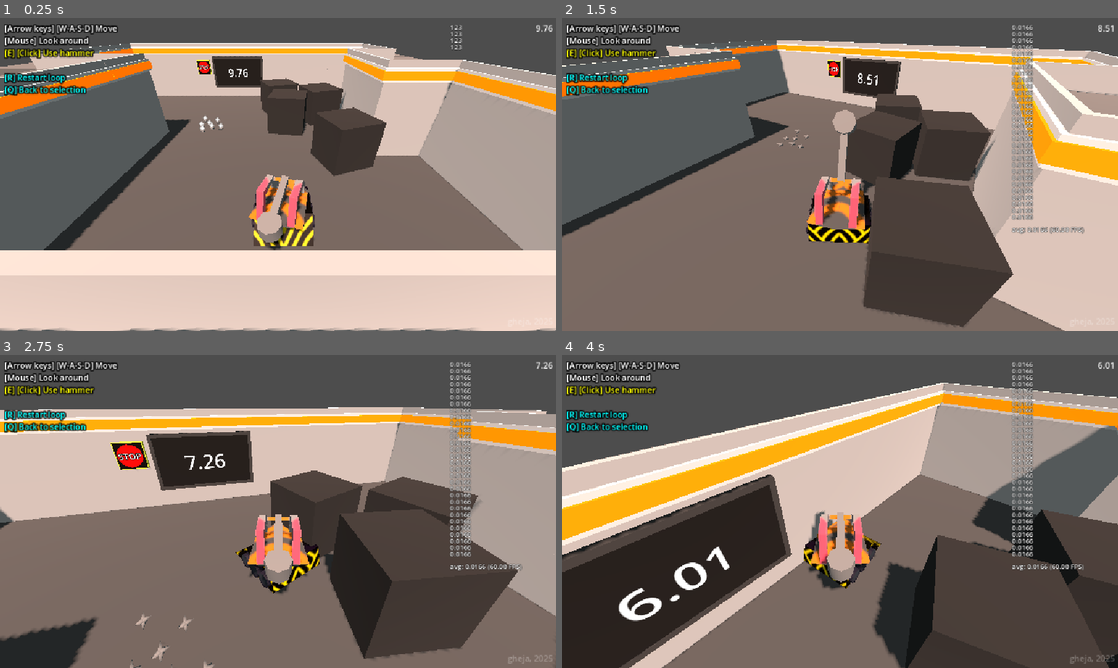
Above: before the commit, frames 1-4 (two rows, left to right).
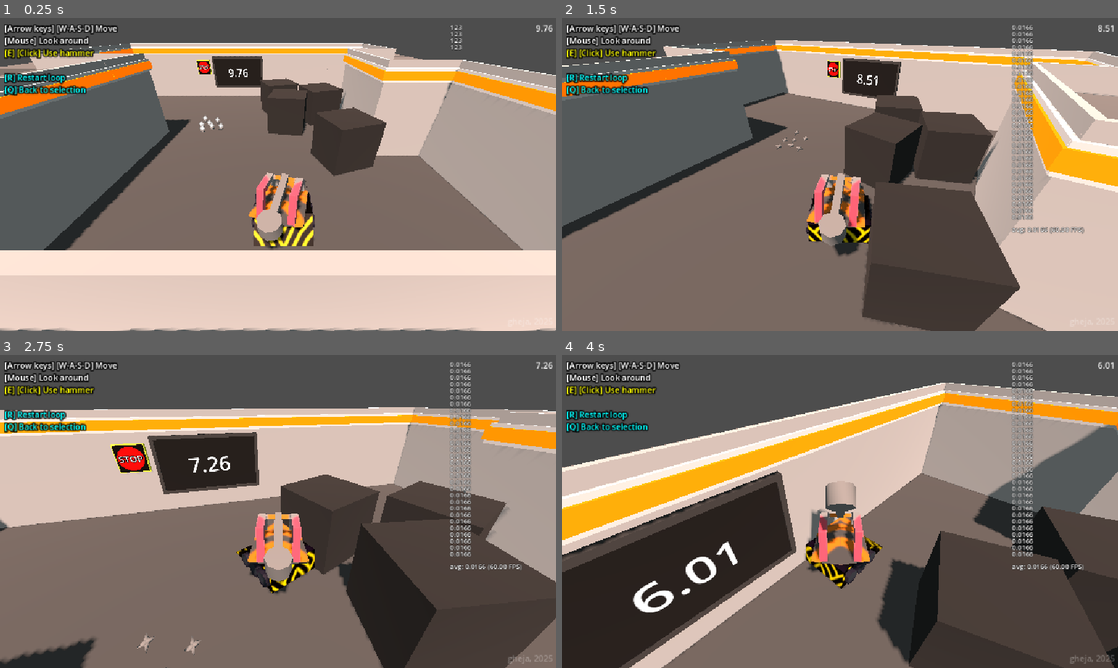
Above: after the commit, the same moments.

Repository: gheja/bot-loop
Game: Godot game, scene res://scenes/main_scene.tscn
Same seed, same stepped clock (60 frames per second), same inputs: the game is played once before the commit and once after it.
Inputs (mouse positions are in pixels of both pictures, inside the frame that each line leads up to):
- Up to frame 1 (0.25 s): no input
- Up to frame 2 (1.5 s): move the mouse to (867, 174) at 0.52 s; hold W (move_up) from 0.53 s (still down); tap E (action_primary) at 0.6, 1.35 s; move the mouse to (812, 174) at 1.27 s
- Up to frame 3 (2.75 s): keep holding W (move_up); move the mouse to (289, 505) at 2.02 s; tap E (action_primary) at 2.1 s
- Up to frame 4 (4 s): keep holding W (move_up); move the mouse to (834, 517) at 2.77 s; tap E (action_primary) at 2.85, 3.6 s; move the mouse to (878, 514) at 3.52 s

The runs differ from the first frame. In frame 1, 0.5% of the frame differs, in the area x 44-56%, y 49-75%; in frame 2, 8.1%; in frame 3, 17%, in the area x 0-100%, y 16-100%; in frame 4, 6.2%.

Commit message:
Reworked player object handling - might not be the best idea...

Diff:
--- a/src/objects/player_character.tscn
+++ /dev/null
@@ -1,57 +0,0 @@
-[gd_scene load_steps=6 format=3 uid="uid://c6y584uh7e663"]
-
-[ext_resource type="Script" uid="uid://c8ry4ey5mq5yc" path="res://objects/player_character.gd" id="1_jy05a"]
-
-[sub_resource type="StandardMaterial3D" id="StandardMaterial3D_5kd2n"]
-albedo_color = Color(1, 0.545098, 0.560784, 1)
-
-[sub_resource type="StandardMaterial3D" id="StandardMaterial3D_jy05a"]
-albedo_color = Color(0.466667, 0.227451, 0.486275, 1)
-
-[sub_resource type="SphereShape3D" id="SphereShape3D_h5vi8"]
-
-[sub_resource type="CylinderShape3D" id="CylinderShape3D_erfry"]
-height = 0.5
-
-[node name="PlayerCharacter" type="CharacterBody3D"]
-script = ExtResource("1_jy05a")
-
-[node name="Visuals" type="Node3D" parent="."]
-
-[node name="LowerBody" type="Node3D" parent="Visuals"]
-transform = Transform3D(1, 0, 0, 0, 1, 0, 0, 0, 1, 0, 0.15, 0)
-
-[node name="CSGBox3D" type="CSGBox3D" parent="Visuals/LowerBody"]
-size = Vector3(1, 0.3, 1)
-material = SubResource("StandardMaterial3D_5kd2n")
-
-[node name="CSGBox3D2" type="CSGBox3D" parent="Visuals/LowerBody"]
-transform = Transform3D(1, 0, 0, 0, 1, 0, 0, 0, 1, 0, 0, 0.385681)
-size = Vector3(1.41895, 0.3, 0.228638)
-material = SubResource("StandardMaterial3D_5kd2n")
-
-[node name="UpperBody" type="Node3D" parent="Visuals"]
-transform = Transform3D(1, 0, 0, 0, 1, 0, 0, 0, 1, 0, 0.65, 0)
-
-[node name="CSGBox3D" type="CSGBox3D" parent="Visuals/UpperBody"]
-size = Vector3(1, 0.7, 1)
-material = SubResource("StandardMaterial3D_jy05a")
-
-[node name="CollisionShapeLower" type="CollisionShape3D" parent="."]
-transform = Transform3D(1, 0, 0, 0, 1, 0, 0, 0, 1, 0, 0.5, 0)
-shape = SubResource("SphereShape3D_h5vi8")
-
-[node name="CollisionShapeUpper" type="CollisionShape3D" parent="."]
-transform = Transform3D(1, 0, 0, 0, 1, 0, 0, 0, 1, 0, 0.75, 0)
-shape = SubResource("CylinderShape3D_erfry")
-
-[node name="Node3D" type="Node3D" parent="."]
-transform = Transform3D(1, 0, 0, 0, 1, 0, 0, 0, 1, 0, 1.24288, 0)
-
-[node name="CameraPivot" type="Node3D" parent="Node3D"]
-
-[node name="SpringArm3D" type="SpringArm3D" parent="Node3D/CameraPivot"]
-spring_length = 3.0
-
-[node name="Camera3D" type="Camera3D" parent="Node3D/CameraPivot/SpringArm3D"]
-current = true
--- /dev/null
+++ b/src/objects/player_character_base.tscn
@@ -0,0 +1,74 @@
+[gd_scene load_steps=7 format=3 uid="uid://cbv1iy11bd6x1"]
+
+[ext_resource type="Script" uid="uid://c8ry4ey5mq5yc" path="res://objects/player_character_base.gd" id="1_w4qtm"]
+
+[sub_resource type="SphereShape3D" id="SphereShape3D_h5vi8"]
+
+[sub_resource type="CylinderShape3D" id="CylinderShape3D_erfry"]
+height = 0.5
+
+[sub_resource type="SphereShape3D" id="SphereShape3D_mxwbm"]
+radius = 0.2
+
+[sub_resource type="SphereShape3D" id="SphereShape3D_t5a1n"]
+radius = 1.0
+
+[sub_resource type="CylinderShape3D" id="CylinderShape3D_mxwbm"]
+height = 0.400269
+radius = 0.581543
+
+[node name="PlayerCharacterBase" type="CharacterBody3D" groups=["player_objects"]]
+script = ExtResource("1_w4qtm")
+
+[node name="Visuals" type="Node3D" parent="."]
+
+[node name="LowerBody" type="Node3D" parent="Visuals"]
+
+[node name="UpperBody" type="Node3D" parent="Visuals"]
+transform = Transform3D(1, 0, 0, 0, 1, 0, 0, 0, 1, 0, 0.80354, 0)
+
+[node name="PlayerIndexLabel" type="Label3D" parent="Visuals"]
+transform = Transform3D(1, 0, 0, 0, 1, 0, 0, 0, 1, 0, 2, 0)
+pixel_size = 0.0025
+billboard = 1
+fixed_size = true
+text = "1"
+font_size = 64
+
+[node name="CollisionShapeLower" type="CollisionShape3D" parent="."]
+transform = Transform3D(1, 0, 0, 0, 1, 0, 0, 0, 1, 0, 0.5, 0)
+shape = SubResource("SphereShape3D_h5vi8")
+
+[node name="CollisionShapeUpper" type="CollisionShape3D" parent="."]
+transform = Transform3D(1, 0, 0, 0, 1, 0, 0, 0, 1, 0, 0.75, 0)
+shape = SubResource("CylinderShape3D_erfry")
+
+[node name="Node3D" type="Node3D" parent="."]
+transform = Transform3D(1, 0, 0, 0, 1, 0, 0, 0, 1, 0, 1.24288, 0)
+
+[node name="CameraPivot" type="Node3D" parent="Node3D"]
+
+[node name="SpringArm3D" type="SpringArm3D" parent="Node3D/CameraPivot"]
+transform = Transform3D(1.00842, 0, 0, 0, 1.00842, 0, 0, 0, 1.00842, 0, 0, 0)
+shape = SubResource("SphereShape3D_mxwbm")
+spring_length = 4.0
+
+[node name="Camera3D" type="Camera3D" parent="Node3D/CameraPivot/SpringArm3D"]
+
+[node name="InteractionArea" type="Area3D" parent="."]
+collision_layer = 2
+collision_mask = 0
+
+[node name="CollisionShape3D" type="CollisionShape3D" parent="InteractionArea"]
+transform = Transform3D(1, 0, 0, 0, 1, 0, 0, 0, 1, 0, 0.441064, 0)
+shape = SubResource("SphereShape3D_t5a1n")
+
+[node name="HitBox" type="Area3D" parent="."]
+collision_layer = 0
+collision_mask = 4
+
+[node name="CollisionShape3D" type="CollisionShape3D" parent="HitBox"]
+transform = Transform3D(1, 0, 0, 0, 1, 0, 0, 0, 1, 0, 0.134216, 0)
+shape = SubResource("CylinderShape3D_mxwbm")
+
+[connection signal="area_entered" from="HitBox" to="." method="_on_hit_box_area_entered"]
--- a/src/objects/player_character_bot_hammer.tscn
+++ b/src/objects/player_character_bot_hammer.tscn
@@ -1,21 +1,29 @@
-[gd_scene load_steps=13 format=3 uid="uid://vtcyr4a4c47f"]
+[gd_scene load_steps=8 format=3 uid="uid://vtcyr4a4c47f"]
 
-[ext_resource type="Script" uid="uid://c8ry4ey5mq5yc" path="res://objects/player_character.gd" id="1_r2u8h"]
 [ext_resource type="PackedScene" uid="uid://d1c6npie2eut3" path="res://assets/models/wheels_1.glb" id="2_d0fie"]
+[ext_resource type="PackedScene" uid="uid://cbv1iy11bd6x1" path="res://objects/player_character_base.tscn" id="2_t5a1n"]
 [ext_resource type="PackedScene" uid="uid://p7hb5n2cphkq" path="res://assets/models/cage_1.glb" id="3_mxwbm"]
 
-[sub_resource type="BoxShape3D" id="BoxShape3D_r2u8h"]
-size = Vector3(0.261719, 0.318359, 1.42639)
+[sub_resource type="BoxShape3D" id="BoxShape3D_eaipk"]
+size = Vector3(0.261719, 0.389648, 1.42639)
 
-[sub_resource type="SphereShape3D" id="SphereShape3D_h5vi8"]
+[sub_resource type="Animation" id="Animation_mxwbm"]
+resource_name = "primary_action"
+step = 0.1
+tracks/0/type = "value"
+tracks/0/imported = false
+tracks/0/enabled = true
+tracks/0/path = NodePath("Visuals/UpperBody/Hammer:rotation")
+tracks/0/interp = 2
+tracks/0/loop_wrap = true
+tracks/0/keys = {
+"times": PackedFloat32Array(0, 0.0555684, 0.495728),
+"transitions": PackedFloat32Array(1, 1, 1),
+"update": 0,
+"values": [Vector3(0, 0, 0), Vector3(1.50447, 0, 0), Vector3(0, 0, 0)]
+}
 
-[sub_resource type="CylinderShape3D" id="CylinderShape3D_erfry"]
-height = 0.5
-
-[sub_resource type="SphereShape3D" id="SphereShape3D_mxwbm"]
-radius = 0.2
-
-[sub_resource type="Animation" id="Animation_d0fie"]
+[sub_resource type="Animation" id="Animation_t5a1n"]
 length = 0.001
 tracks/0/type = "value"
 tracks/0/imported = false
@@ -30,119 +38,46 @@
 "values": [Vector3(0, 0, 0)]
 }
 
-[sub_resource type="Animation" id="Animation_r2u8h"]
-resource_name = "primary_action"
-length = 0.4
-step = 0.05
-tracks/0/type = "value"
-tracks/0/imported = false
-tracks/0/enabled = true
-tracks/0/path = NodePath("Visuals/UpperBody/Hammer:rotation")
-tracks/0/interp = 2
-tracks/0/loop_wrap = true
-tracks/0/keys = {
-"times": PackedFloat32Array(0, 0.1, 0.15, 0.4),
-"transitions": PackedFloat32Array(1, 1, 1, 1),
-"update": 0,
-"values": [Vector3(0, 0, 0), Vector3(2.34223, 0, 0), Vector3(1.96196, 0, 0), Vector3(0, 0, 0)]
+[sub_resource type="AnimationLibrary" id="AnimationLibrary_eaipk"]
+_data = {
+&"RESET": SubResource("Animation_t5a1n"),
+&"primary_action": SubResource("Animation_mxwbm")
 }
 
-[sub_resource type="AnimationLibrary" id="AnimationLibrary_mxwbm"]
-_data = {
-&"RESET": SubResource("Animation_d0fie"),
-&"primary_action": SubResource("Animation_r2u8h")
-}
+[node name="PlayerCharacterBotHammer" type="Node3D"]
 
-[sub_resource type="SphereShape3D" id="SphereShape3D_t5a1n"]
-radius = 1.0
+[node name="PlayerCharacterBase" parent="." instance=ExtResource("2_t5a1n")]
 
-[sub_resource type="CylinderShape3D" id="CylinderShape3D_mxwbm"]
-height = 0.400269
-radius = 0.581543
+[node name="wheels_1" parent="PlayerCharacterBase/Visuals/LowerBody" index="0" instance=ExtResource("2_d0fie")]
 
-[node name="PlayerCharacterBotHammer" type="CharacterBody3D" groups=["player_objects"]]
-script = ExtResource("1_r2u8h")
+[node name="HammerStatic" type="Node3D" parent="PlayerCharacterBase/Visuals/UpperBody" index="0"]
+transform = Transform3D(1, 0, 0, 0, 1, 0, 0, 0, 1, 0, 0.0502008, 0)
 
-[node name="Visuals" type="Node3D" parent="."]
+[node name="Hammer" type="Node3D" parent="PlayerCharacterBase/Visuals/UpperBody" index="1"]
+transform = Transform3D(1, 0, 0, 0, 1, 0, 0, 0, 1, 0, 0.266476, 0.150167)
 
-[node name="LowerBody" type="Node3D" parent="Visuals"]
-
-[node name="wheels_1" parent="Visuals/LowerBody" instance=ExtResource("2_d0fie")]
-
-[node name="UpperBody" type="Node3D" parent="Visuals"]
-transform = Transform3D(1, 0, 0, 0, 1, 0, 0, 0, 1, 0, 0.80354, 0)
-
-[node name="HammerStatic" type="Node3D" parent="Visuals/UpperBody"]
-
-[node name="Hammer" type="Node3D" parent="Visuals/UpperBody"]
-transform = Transform3D(1, 0, 0, 0, 1, 0, 0, 0, 1, 0, 0.216275, 0.150167)
-
-[node name="CSGBox3D" type="CSGBox3D" parent="Visuals/UpperBody/Hammer"]
+[node name="CSGBox3D" type="CSGBox3D" parent="PlayerCharacterBase/Visuals/UpperBody/Hammer"]
 transform = Transform3D(-1, 1.03648e-08, 8.68062e-08, -1.03648e-08, 0.971888, -0.235447, -8.68062e-08, -0.235447, -0.971888, -7.08727e-09, -0.106907, -0.455885)
 size = Vector3(0.15, 0.15, 1)
 
-[node name="CSGCylinder3D" type="CSGCylinder3D" parent="Visuals/UpperBody/Hammer"]
+[node name="CSGCylinder3D" type="CSGCylinder3D" parent="PlayerCharacterBase/Visuals/UpperBody/Hammer"]
 transform = Transform3D(-1, 1.03648e-08, 8.68062e-08, -1.03648e-08, 0.971888, -0.235447, -8.68062e-08, -0.235447, -0.971888, 5.2323e-08, -0.28364, -1.11918)
 radius = 0.236328
 height = 0.34082
 
-[node name="Area3D" type="Area3D" parent="Visuals/UpperBody/Hammer"]
+[node name="Area3D" type="Area3D" parent="PlayerCharacterBase/Visuals/UpperBody/Hammer"]
 transform = Transform3D(-1, 1.03648e-08, 8.68062e-08, -1.03648e-08, 0.971888, -0.235447, -8.68062e-08, -0.235447, -0.971888, -4.52357e-08, -0.00343573, -0.0287729)
 
-[node name="CollisionShape3D" type="CollisionShape3D" parent="Visuals/UpperBody/Hammer/Area3D"]
-transform = Transform3D(1, 0, 0, 0, 1, -5.29e-07, 0, 5.29e-07, 1, 0, -9.53674e-07, 0.652891)
-shape = SubResource("BoxShape3D_r2u8h")
+[node name="CollisionShape3D" type="CollisionShape3D" parent="PlayerCharacterBase/Visuals/UpperBody/Hammer/Area3D"]
+transform = Transform3D(1, 0, 1.35003e-13, 8.88178e-15, 1, -5.36442e-07, 6.39488e-14, 5.36442e-07, 1, 7.10543e-15, 0.0356437, 0.652891)
+shape = SubResource("BoxShape3D_eaipk")
 
-[node name="cage_1" parent="Visuals/UpperBody" instance=ExtResource("3_mxwbm")]
-transform = Transform3D(1, 0, 0, 0, 1, 0, 0, 0, 1, 0, -0.363618, 0)
+[node name="cage_1" parent="PlayerCharacterBase/Visuals/UpperBody" index="2" instance=ExtResource("3_mxwbm")]
+transform = Transform3D(1, 0, 0, 0, 1, 0, 0, 0, 1, 0, -0.313417, 0)
 
-[node name="PlayerIndexLabel" type="Label3D" parent="Visuals"]
-transform = Transform3D(1, 0, 0, 0, 1, 0, 0, 0, 1, 0, 2, 0)
-pixel_size = 0.0025
-billboard = 1
-fixed_size = true
-text = "1"
-font_size = 64
-
-[node name="CollisionShapeLower" type="CollisionShape3D" parent="."]
-transform = Transform3D(1, 0, 0, 0, 1, 0, 0, 0, 1, 0, 0.5, 0)
-shape = SubResource("SphereShape3D_h5vi8")
-
-[node name="CollisionShapeUpper" type="CollisionShape3D" parent="."]
-transform = Transform3D(1, 0, 0, 0, 1, 0, 0, 0, 1, 0, 0.75, 0)
-shape = SubResource("CylinderShape3D_erfry")
-
-[node name="Node3D" type="Node3D" parent="."]
-transform = Transform3D(1, 0, 0, 0, 1, 0, 0, 0, 1, 0, 1.24288, 0)
-
-[node name="CameraPivot" type="Node3D" parent="Node3D"]
-
-[node name="SpringArm3D" type="SpringArm3D" parent="Node3D/CameraPivot"]
-transform = Transform3D(1.00842, 0, 0, 0, 1.00842, 0, 0, 0, 1.00842, 0, 0, 0)
-shape = SubResource("SphereShape3D_mxwbm")
-spring_length = 4.0
-
-[node name="Camera3D" type="Camera3D" parent="Node3D/CameraPivot/SpringArm3D"]
-
-[node name="AnimationPlayer" type="AnimationPlayer" parent="."]
+[node name="AnimationPlayer" type="AnimationPlayer" parent="PlayerCharacterBase"]
 libraries = {
-&"": SubResource("AnimationLibrary_mxwbm")
+&"": SubResource("AnimationLibrary_eaipk")
 }
 
-[node name="InteractionArea" type="Area3D" parent="."]
-collision_layer = 2
-collision_mask = 0
-
-[node name="CollisionShape3D" type="CollisionShape3D" parent="InteractionArea"]
-transform = Transform3D(1, 0, 0, 0, 1, 0, 0, 0, 1, 0, 0.441064, 0)
-shape = SubResource("SphereShape3D_t5a1n")
-
-[node name="HitBox" type="Area3D" parent="."]
-collision_layer = 0
-collision_mask = 4
-
-[node name="CollisionShape3D" type="CollisionShape3D" parent="HitBox"]
-transform = Transform3D(1, 0, 0, 0, 1, 0, 0, 0, 1, 0, 0.134216, 0)
-shape = SubResource("CylinderShape3D_mxwbm")
-
-[connection signal="area_entered" from="HitBox" to="." method="_on_hit_box_area_entered"]
+[editable path="PlayerCharacterBase"]
--- a/src/scenes/level_2.tscn
+++ b/src/scenes/level_2.tscn
@@ -141,6 +141,10 @@
 
 [node name="PlayerCharacterBotHammer" parent="LevelBase/PlayerObjectContainer" index="0" instance=ExtResource("8_guvtl")]
 transform = Transform3D(0.999999, 0, 0, 0, 0.999999, 0, 0, 0, 0.999999, 1.99643, 0.1, 3.99285)
+
+[node name="PlayerCharacterBase" parent="LevelBase/PlayerObjectContainer/PlayerCharacterBotHammer" index="0"]
 player_index = 1
 
 [editable path="LevelBase"]
+[editable path="LevelBase/PlayerObjectContainer/PlayerCharacterBotHammer"]
+[editable path="LevelBase/PlayerObjectContainer/PlayerCharacterBotHammer/PlayerCharacterBase"]
Renamed: src/objects/player_character.gd -> src/objects/player_character_base.gd
Renamed: src/objects/player_character.gd.uid -> src/objects/player_character_base.gd.uid
